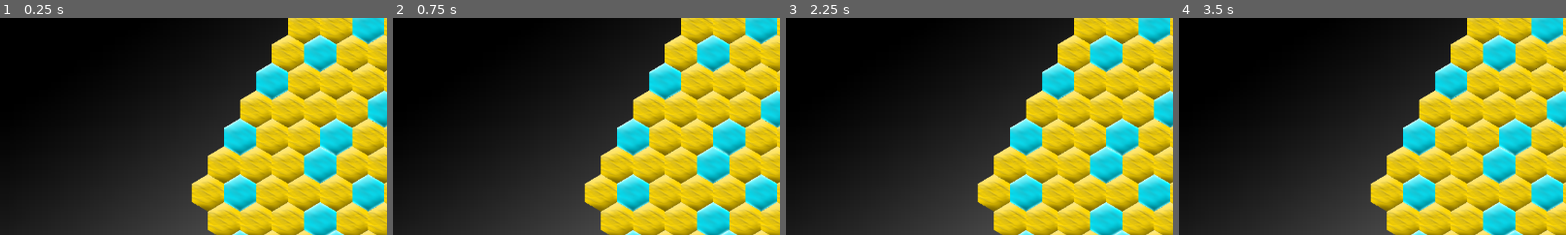
Above: before the commit, frames 1-4 (left to right).
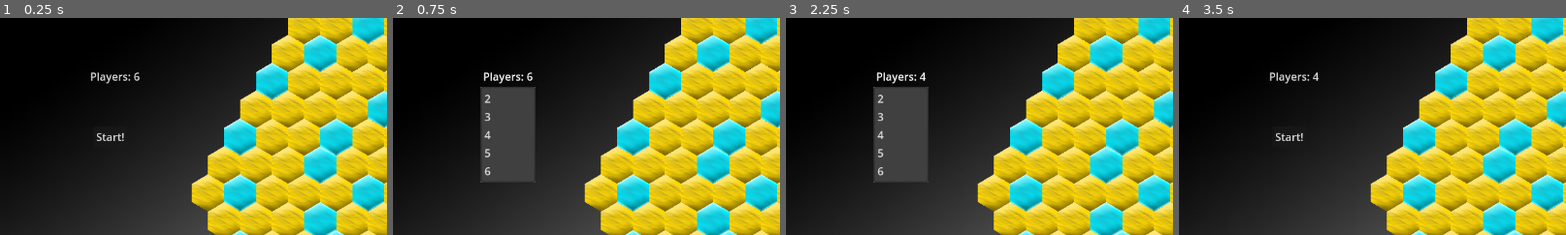
Above: after the commit, the same moments.

Repository: FunkWeb/mimirkoden
Game: Godot game, scene res://main.tscn
Two runs of this game, one before a commit and one after it. Both use one fixed random seed, a clock stepped at 60 frames per second and the inputs below.
Inputs (mouse positions are % of the whole screen's width and height, from its top left):
- Up to frame 1 (0.25 s): no input
- Up to frame 2 (0.75 s): click (15, 23) at 0.5 s, where only the run after the commit has a clickable "Players: 6"
- Up to frame 3 (2.25 s): click (14, 37) at 1.25 s, where only the run after the commit has a clickable "Start!"; click (15, 23) at 2 s, where only the run after the commit has a clickable "Players: 4"
- Up to frame 4 (3.5 s): click (14, 37) at 2.75 s, where only the run after the commit has a clickable "Start!"
The pictures show only the part of the screen within x 0-50%, y 9-59%; the shares and areas given below are measured in that part.

The runs differ from the first frame. In frame 1, 0.4% of the frame differs, in the area x 23-37%, y 25-57%; in frame 2, 6.4%, in the area x 22-37%, y 25-76%; in frame 3, 6.4%; in frame 4, 0.4%.

Commit message:
tenative start ui with selectable player menu

Diff:
--- /dev/null
+++ b/NumPlayersButton.gd
@@ -0,0 +1,16 @@
+extends MenuButton
+
+var popup
+# Called when the node enters the scene tree for the first time.
+func _ready():
+	#hide()
+	#return # Temp Remove
+	popup = get_popup()
+	for i in range(2,7):
+		popup.add_item(str(i),i)
+	popup.id_pressed.connect($".."._on_num_players_button_pressed)
+	pass # Replace with function body.
+
+# Called every frame. 'delta' is the elapsed time since the previous frame.
+func _process(delta):
+	pass
--- a/main.gd
+++ b/main.gd
@@ -9,9 +9,20 @@
 
 func _ready():
 #	pass
+	$StartUI.update_player_count(num_selected_players)
+
+
+
+
+func _on_start_ui_start_game():
 	for player in num_selected_players:
 		players.push_back(Player.duplicate())
 
 	for player in players:
 		player.set_position(Vector2(200,200))
 		print(player.position)
+	$StartUI.hide()
+
+
+func _on_start_ui_players(num: int):
+	num_selected_players = num
--- a/main.tscn
+++ b/main.tscn
@@ -1,8 +1,9 @@
-[gd_scene load_steps=6 format=3 uid="uid://cvp45gs8abvkb"]
+[gd_scene load_steps=7 format=3 uid="uid://cvp45gs8abvkb"]
 
 [ext_resource type="PackedScene" uid="uid://bv3gd5i8irs4v" path="res://board.tscn" id="1_2ebvj"]
 [ext_resource type="Script" path="res://main.gd" id="1_mcyre"]
 [ext_resource type="PackedScene" uid="uid://dlwcqfkotaj4m" path="res://player.tscn" id="2_q560g"]
+[ext_resource type="PackedScene" uid="uid://gnsctgrj2ahw" path="res://start_ui.tscn" id="4_fvbfl"]
 
 [sub_resource type="Gradient" id="Gradient_mpsx1"]
 interpolation_mode = 2
@@ -32,4 +33,8 @@
 scale = Vector2(1.64, 1.64)
 active_player = true
 
+[node name="StartUI" parent="." instance=ExtResource("4_fvbfl")]
+
 [connection signal="clicked" from="Board" to="Player" method="_on_board_clicked"]
+[connection signal="players" from="StartUI" to="." method="_on_start_ui_players"]
+[connection signal="start_game" from="StartUI" to="." method="_on_start_ui_start_game"]
--- a/project.godot
+++ b/project.godot
@@ -17,4 +17,4 @@
 
 [rendering]
 
-renderer/rendering_method="mobile"
+renderer/rendering_method="gl_compatibility"
--- /dev/null
+++ b/start_ui.tscn
@@ -0,0 +1,61 @@
+[gd_scene load_steps=3 format=3 uid="uid://gnsctgrj2ahw"]
+
+[ext_resource type="Script" path="res://NumPlayersButton.gd" id="2_gspcm"]
+
+[sub_resource type="GDScript" id="GDScript_ekj0h"]
+script/source = "extends CanvasLayer
+
+signal start_game
+signal players
+
+var msg = \"Players: \"
+#var popup = $NumPlayersButton.get_popup()
+#var popup = $NumPlayersButton.get_popup()
+# Called when the node enters the scene tree for the first time.
+func _ready():
+	#popup.connect(\"id_pressed\",self,\"_on_num_players_pressed\")
+
+	pass # Replace with function body.
+
+
+# Called every frame. 'delta' is the elapsed time since the previous frame.
+func _process(delta):
+	pass
+
+func update_player_count(num):
+	$NumPlayersButton.text = msg + str(num)
+
+func _on_num_players_button_pressed(id: int):
+	#print(id,\" pressed\")
+	update_player_count(id)
+	players.emit(id)
+	pass # Replace with function body.
+
+
+func _on_start_button_pressed():
+	start_game.emit()
+	pass # Replace with function body.
+
+
+"
+
+[node name="StartUI" type="CanvasLayer"]
+script = SubResource("GDScript_ekj0h")
+
+[node name="StartButton" type="Button" parent="."]
+offset_left = 139.0
+offset_top = 222.0
+offset_right = 185.0
+offset_bottom = 253.0
+text = "Start!"
+
+[node name="NumPlayersButton" type="MenuButton" parent="."]
+offset_left = 130.0
+offset_top = 132.0
+offset_right = 195.0
+offset_bottom = 163.0
+text = "Players"
+script = ExtResource("2_gspcm")
+
+[connection signal="pressed" from="StartButton" to="." method="_on_start_button_pressed"]
+[connection signal="pressed" from="NumPlayersButton" to="." method="_on_num_players_button_pressed"]
